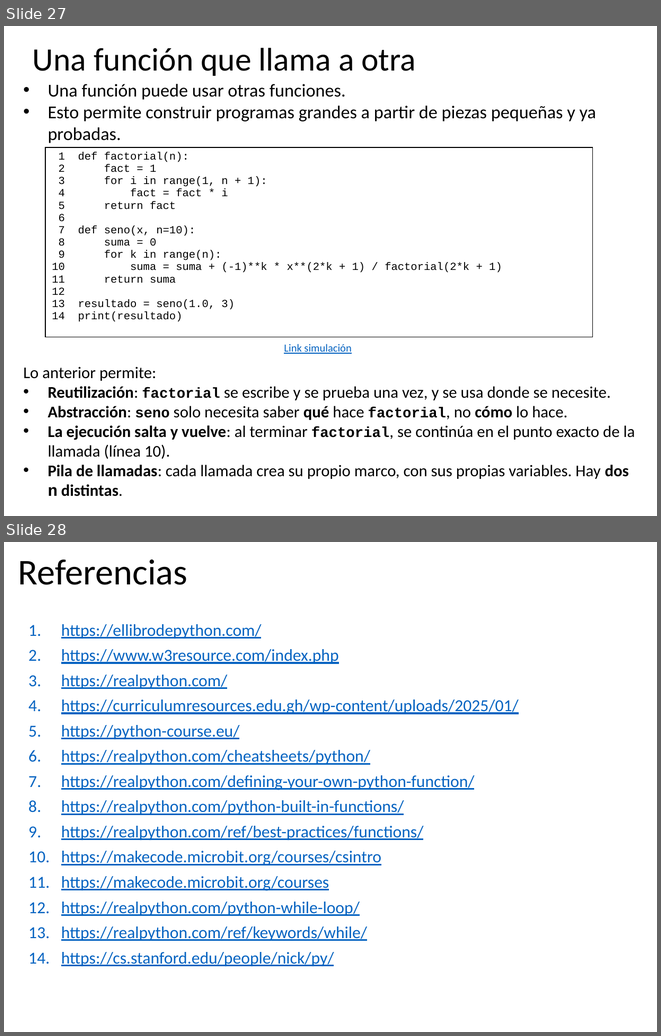
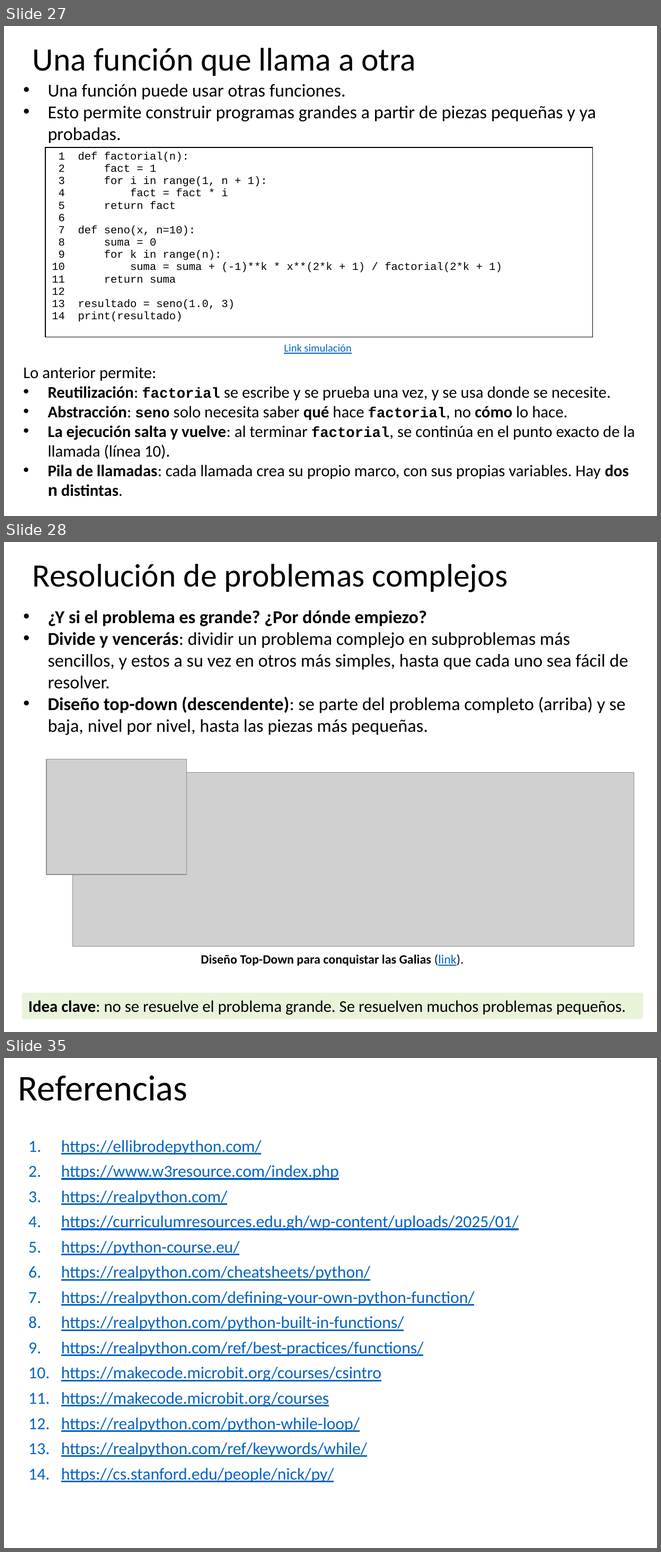
Before and after one commit to algoritmos-UdeA/logica1-20262, a slide deck: clases/10/teoria/clase-10.pptx. Shown one above the other, each under a label of ours: slides 27 and 28 before the commit, slides 27, 28 and 35 after it; the slides between them are not shown. The pictures are 661x1036 and 661x1552 pixels, drawn with LibreOffice and Linux fonts; fonts in the diff are those of the drawing; grey boxes stand for pictures. Boxes give left, top, right and bottom in pixels: in the first picture for what was removed or moved away, otherwise in the second. Text is boxed around its words. In the diff, an @@ line names an element or a change of style, - is before the commit and + after.

```diff
--- a/clases/10/teoria/clase-10.pptx
+++ b/clases/10/teoria/clase-10.pptx
@@ slide 28 added at (4, 542, 657, 1032), background #FFFFFF @@
@@ title added at (33, 564, 508, 592), 36 pt, text #000000 @@
+Resolución de problemas complejos
@@ text added at (48, 610, 628, 735), 20 pt, text #000000 @@
+• ¿Y si el problema es grande? ¿Por dónde empiezo?
+• Divide y vencerás: dividir un problema complejo en subproblemas más sencillos, y estos a su vez en otros más simples, hasta que cada uno sea fácil de resolver.
+• Diseño top-down (descendente): se parte del problema completo (arriba) y se baja, nivel por nivel, hasta las piezas más pequeñas.
@@ picture added at (46, 759, 187, 874) @@
@@ picture added at (72, 772, 634, 946) @@
@@ text added at (201, 954, 464, 965), 14 pt, text #000000, bold @@
+Diseño Top-Down para conquistar las Galias (link).
@@ rectangle added at (22, 992, 643, 1018), fill #E8F3DA, 18 pt, text #000000 @@
+Idea clave: no se resuelve el problema grande. Se resuelven muchos problemas pequeños.
@@ what was slide 28 is now slide 35 @@
```
Also in this commit, not shown: 6 other slides added.
